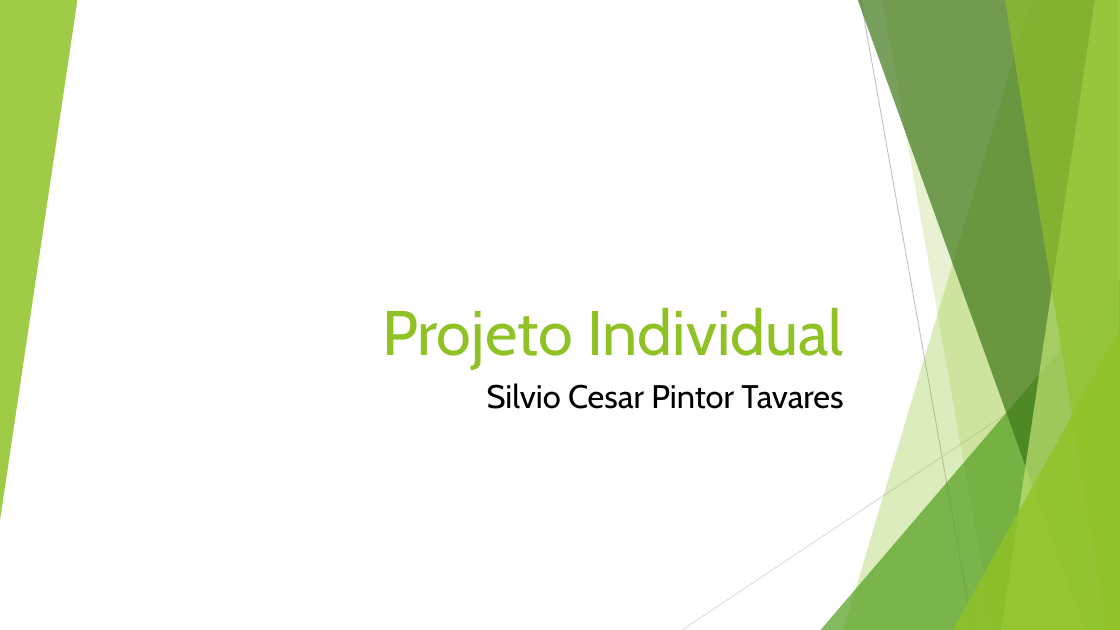
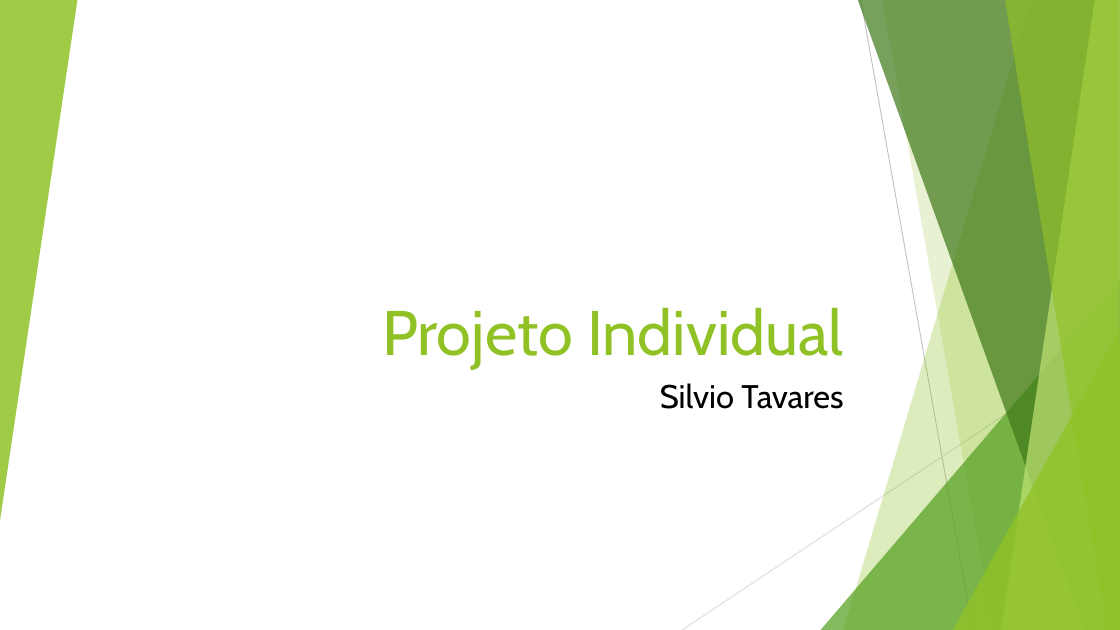
Before and after one commit to sitavares/projeto_individual_sptech, a slide deck: slide 1 of ppt/Projeto Individual.pptx. Drawn at 1120x630 pixels with LibreOffice and Linux fonts; fonts in the diff are those of the drawing. Boxes give left, top, right and bottom in pixels: in the first picture for what was removed or moved away, otherwise in the second. Text is boxed around its words. In the diff, an @@ line names an element or a change of style, - is before the commit and + after.

```diff
--- a/ppt/Projeto Individual.pptx
+++ b/ppt/Projeto Individual.pptx
@@ subtitle at (660, 383, 843, 409): text changed @@
-Silvio Cesar Pintor Tavares
+Silvio Tavares
```
Also in this commit, not shown: 3 other slides changed, 2 other files.
